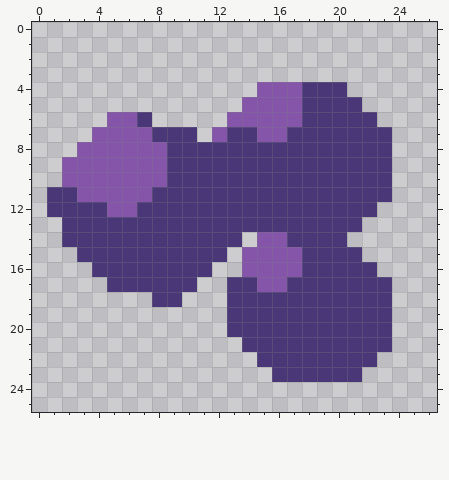
Two states of a pixel-art file, assets/img/mirtilles.aseprite. Above is the file before it was changed.
27x26 pixels, 1 frame.
And afterwards:
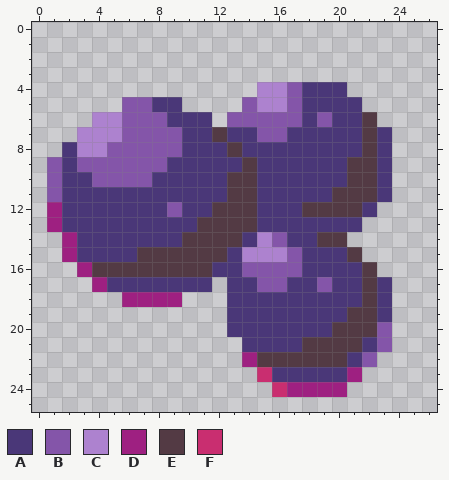
Palette (. is transparent): A #4a3778  B #8455a9  C #ad82cf  D #9e2081  E #533a44  F #c92e70
Diff:
Colour A now appears in row 5 at x 8 to 9; in row 6 at x 9 to 11; in row 7 at x 11; in row 8 at x 2; in row 14 at x 14; in row 15 at x 13.
Colour A now appears in row 16 at x 12 to 13; in row 17 at x 11.
The author changed colour B to colour A in row 9 at x 2; in row 10 at x 2 to 3 and 8; in row 11 at x 3 to 7; in row 12 at x 5 to 6.
Colour B now appears in row 5 at x 6 to 7; in row 6 at x 8; in rows 9 to 10 at x 1.
The author changed colour A to colour B in row 6 at x 7 and 19; in row 7 at x 8 to 9; in row 8 at x 9; in row 11 at x 1; in row 12 at x 9; in row 17 at x 19.
The author changed colour A to colour B in rows 20 to 21 at x 23; in row 22 at x 22.
Colour C now appears in row 6 at x 4; in row 7 at x 3.
The author changed colour B to colour C in rows 4 to 5 at x 15 to 16; in row 6 at x 5; in row 7 at x 4 to 5; in row 8 at x 3 to 4; in row 14 at x 15; in row 15 at x 14 to 16.
Colour D now appears in row 13 at x 1; in row 15 at x 2; in row 16 at x 3; in row 17 at x 4; in row 18 at x 6 to 7; in row 22 at x 14.
Colour D now appears in row 24 at x 17 to 20.
The author changed colour A to colour D in row 12 at x 1; in row 14 at x 2; in row 18 at x 8 to 9; in row 23 at x 21.
The author changed colour A to colour E in rows 6 to 7 at x 22; in row 8 at x 13 and 22; in row 9 at x 14 and 21 to 22; in row 10 at x 13 to 14 and 21 to 22; in row 11 at x 13 to 14 and 20 to 22; in row 12 at x 12 to 14 and 18 to 21.
The author changed colour A to colour E in row 13 at x 11 to 14; in row 14 at x 10 to 13 and 19 to 20; in row 15 at x 7 to 12 and 21; in row 16 at x 4 to 11 and 22; in rows 17 to 18 at x 22; in row 19 at x 21 to 22.
The author changed colour A to colour E in row 20 at x 20 to 22; in row 21 at x 18 to 21; in row 22 at x 15 to 20.
The author changed colour B to colour E in row 7 at x 12.
Colour F now appears in row 23 at x 15; in row 24 at x 16.
Pixel boxes of the changes (left, top, right, bottom) in both pictures:
changed: (47, 82, 392, 397)
